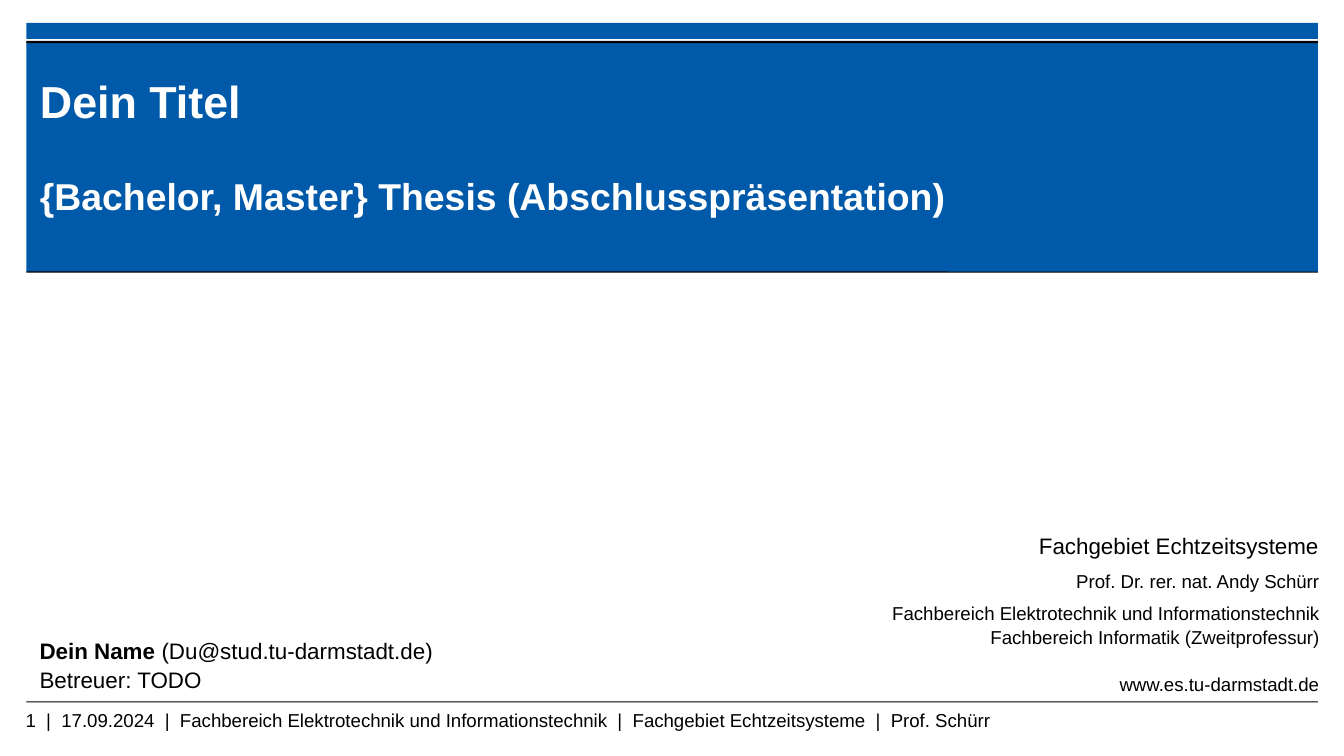
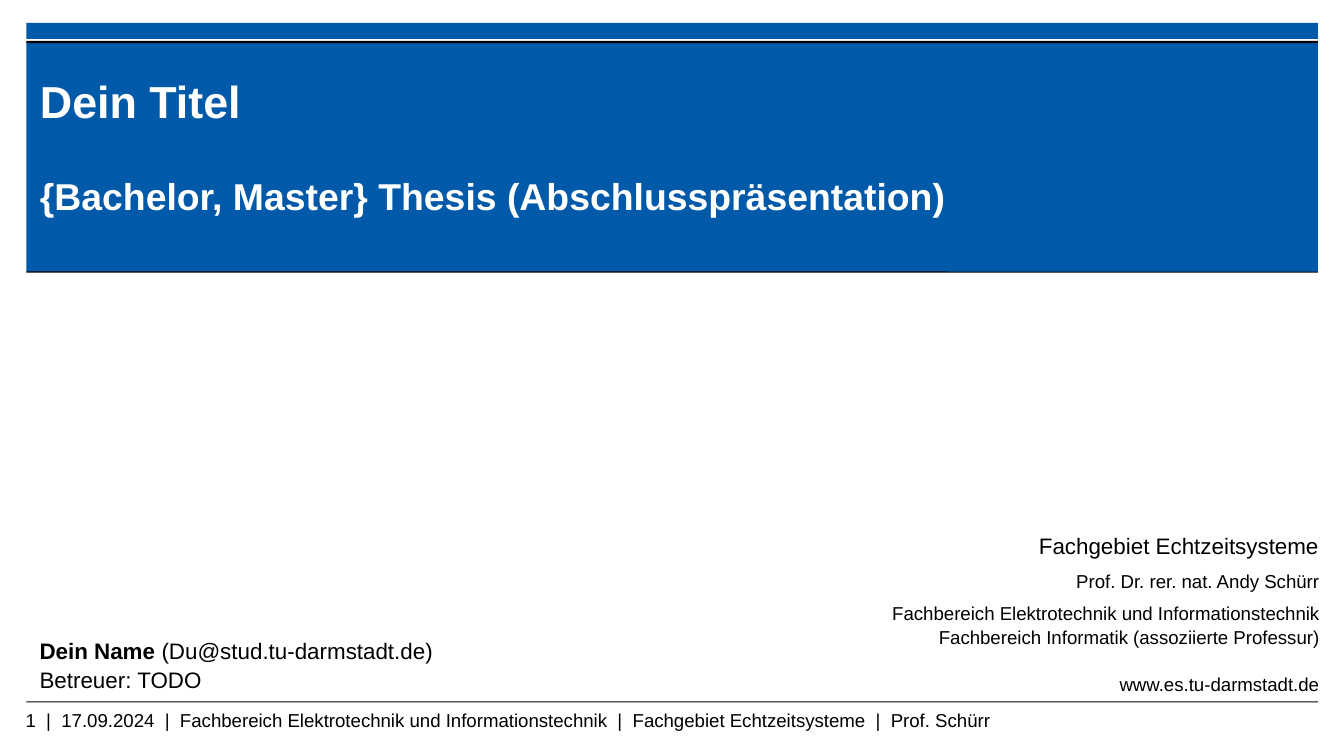
Before and after one commit to Echtzeitsysteme/slide-templates, a slide deck: slide 1 of es_template_de.pptx. Drawn at 1344x756 pixels with LibreOffice and Linux fonts; fonts in the diff are those of the drawing; background and template pictures are left out. Boxes give left, top, right and bottom in pixels: in the first picture for what was removed or moved away, otherwise in the second. Text is boxed around its words. In the diff, an @@ line names an element or a change of style, - is before the commit and + after.

```diff
--- a/es_template_de.pptx
+++ b/es_template_de.pptx
@@ text at (x1=939, y1=630, x2=1319, y2=648): text changed @@
-Fachbereich Informatik (Zweitprofessur)
+Fachbereich Informatik (assoziierte Professur)
```
Also in this commit, not shown: 1 other file.
